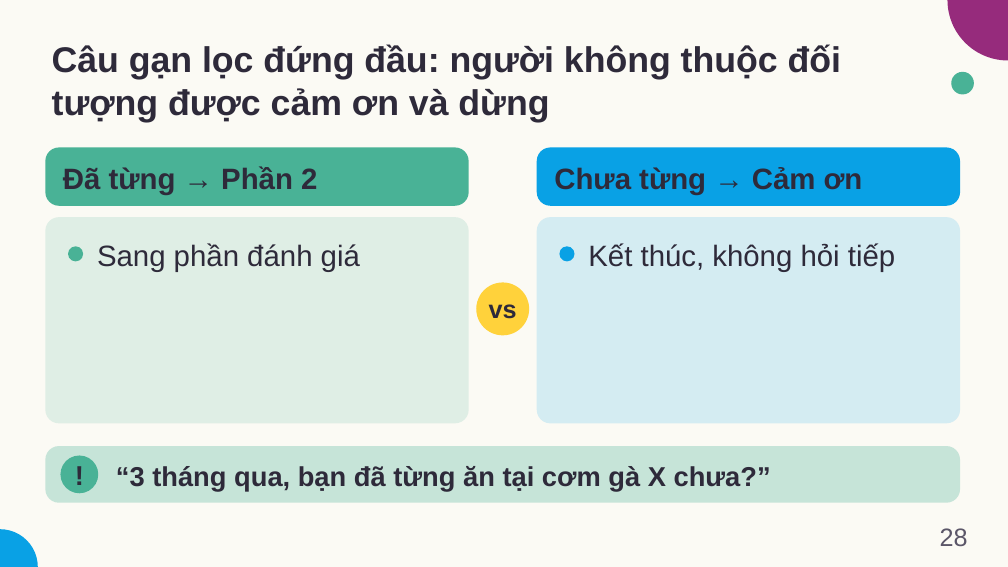
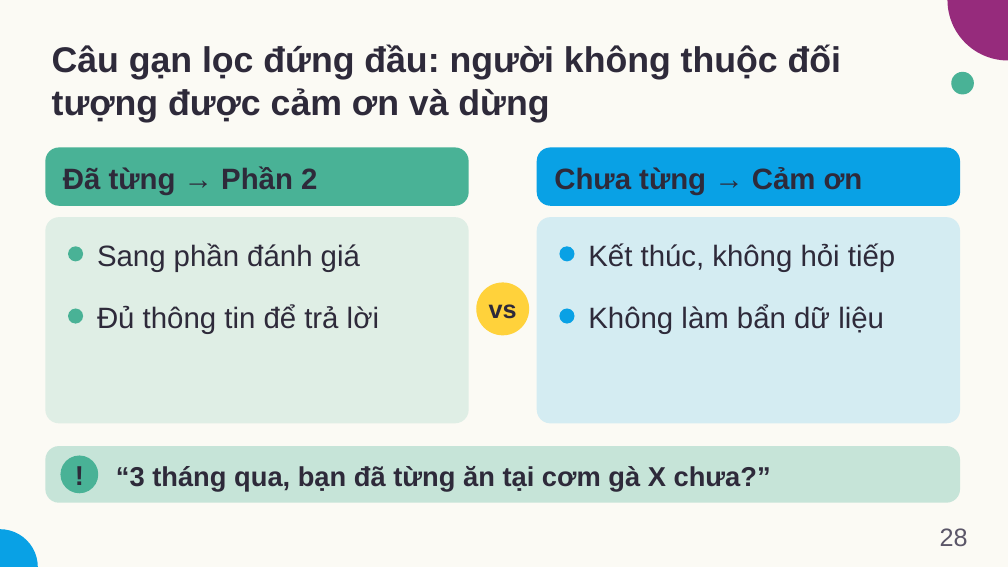
Before and after one commit to dnbaoquyen/academic-pptx-skill, a slide deck: slide 28 of mkt1107/output/MKT1107_W10_slides.pptx. Drawn at 1008x567 pixels with LibreOffice and Linux fonts; fonts in the diff are those of the drawing. Boxes give left, top, right and bottom in pixels: in the first picture for what was removed or moved away, otherwise in the second. Text is boxed around its words. In the diff, an @@ line names an element or a change of style, - is before the commit and + after.

```diff
--- a/mkt1107/output/MKT1107_W10_slides.pptx
+++ b/mkt1107/output/MKT1107_W10_slides.pptx
@@ ellipse added at box(68, 309, 83, 324), fill #49B296 @@
@@ text added at box(97, 305, 379, 334), 28 pt, text #2E2A3A @@
+Đủ thông tin để trả lời
@@ ellipse added at box(560, 309, 575, 324), fill #09A1E5 @@
@@ text added at box(588, 305, 884, 334), 28 pt, text #2E2A3A @@
+Không làm bẩn dữ liệu
```
Also in this commit, not shown: 4 other slides changed, 13 other files.
